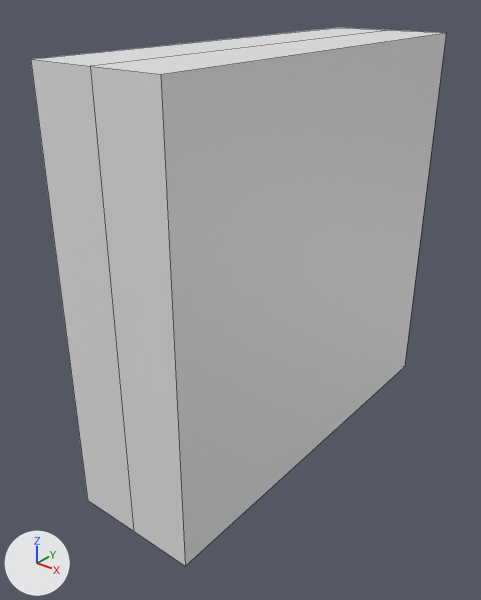
The Blender file wallWindow_rileySteptoe_v01.blend, before and after one commit.
Before and after are seen from a 50 mm lens placed at (9.57, -11.44, 6.33), pointed at (4.38, -4.95, 2.31). Arrows for +X, +Y and +Z are at lower left; the lights stay in place. The first picture is the older version. Mesh edges are drawn as thin lines.
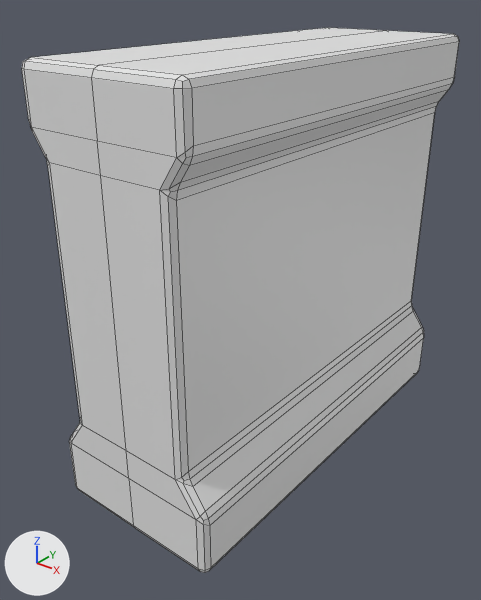
Commit message: Finished Base Wall

Patch to the scene script:
```diff
--- a/wallWindow_rileySteptoe_v01.blend.py
+++ b/wallWindow_rileySteptoe_v01.blend.py
@@ me_cube_001 @@
 # used by ob_cube; location = (4.57, -4.47, 2.82)
-me_cube_001.from_pydata(...)  # 12 vertices, 10 faces; spans x -0.89..0.89, y -2.88..2.88, z -2.79..2.79
+me_cube_001.from_pydata(...)  # 24 vertices, 17 faces; spans x -1.2..0.0, y -2.88..2.88, z -2.79..2.79
+# me_cube_001 part 1
+# 8 faces are deleted
+# 8 vertices move from x -0.89..0.89, y -2.88..2.88, z -2.79..2.79 to x -1.2..0.0, y -2.88..2.88, z -2.79..2.79
+# 12 vertices are added at x -1.2..0.0, y -2.88..2.88, z -1.93..2.11
+# 15 new faces join them
@@ ob_cube @@
 ob_cube.location = (4.57, -4.47, 2.82)
+_m = ob_cube.modifiers.new('Mirror', 'MIRROR')
+_m = ob_cube.modifiers.new('Bevel', 'BEVEL')
+_m.segments = 2
```

Where the change shows, as pixel boxes (x1, y1, x2, y2) in the pictures (481 x 600 px):
'Cube', reshaped, modifiers changed: before (31, 28, 446, 566); after (22, 28, 459, 573)
